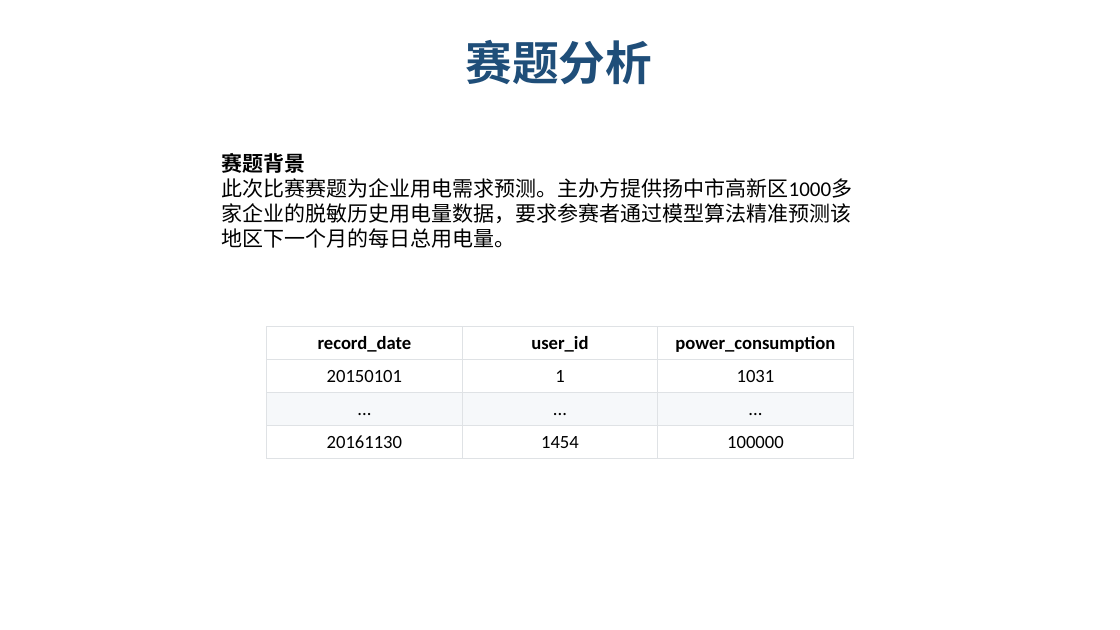
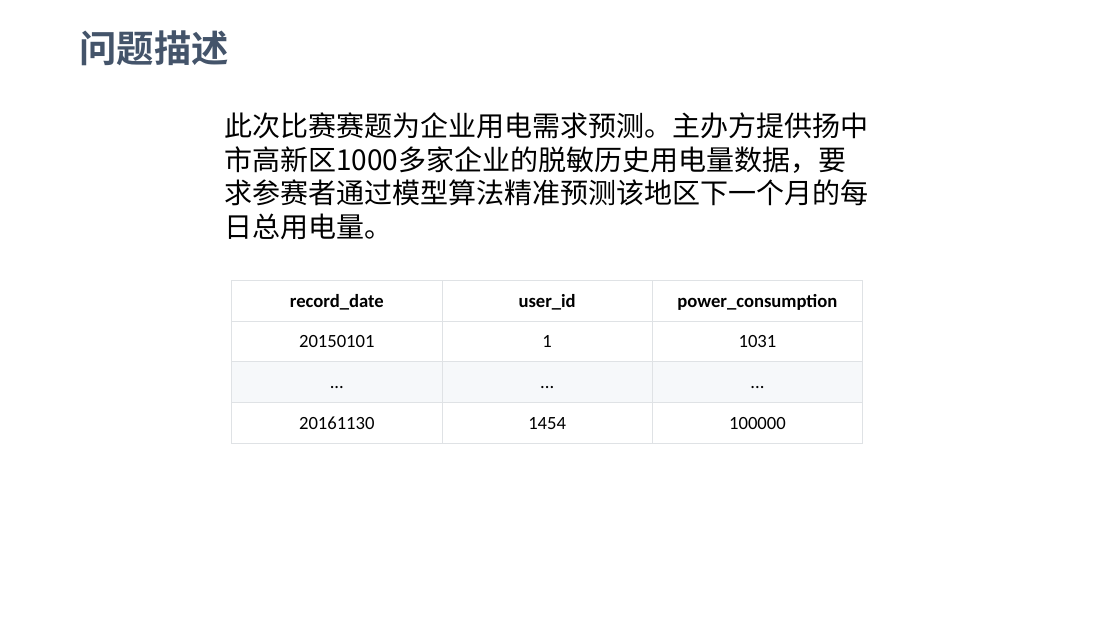
Before and after one commit to lvniqi/tianchi_power, a slide deck: slide 3 of presentation.pptx (slide 2 before the commit). Drawn at 1120x630 pixels with LibreOffice and Linux fonts; fonts in the diff are those of the drawing; background and template pictures are left out. Boxes give left, top, right and bottom in pixels: in the first picture for what was removed or moved away, otherwise in the second. Text is boxed around its words. In the diff, an @@ line names an element or a change of style, - is before the commit and + after.

```diff
--- a/presentation.pptx
+++ b/presentation.pptx
@@ text added at (79, 30, 228, 66), 32 pt, text #44546A, bold @@
+问题描述
@@ text removed at (466, 40, 653, 84) @@
-赛题分析
@@ text "此次比赛赛题为企业用电需求预测。主办方提供扬中市高新区1000多家企业的脱敏历史用电量数据，要求参赛者通过模型算法精准预 ...": place and size @@
-text "此次比赛赛题为企业用电需求预测。主办方提供扬中市高新区1000多家企业的脱敏历史用电量数据，要求参赛者通过模型算法精准预 ..." at (222, 150, 853, 248)
+text "此次比赛赛题为企业用电需求预测。主办方提供扬中市高新区1000多家企业的脱敏历史用电量数据，要求参赛者通过模型算法精准预 ..." at (224, 112, 868, 239)
@@ text "此次比赛赛题为企业用电需求预测。主办方提供扬中市高新区1000多家企业的脱敏历史用电量数据，要求参赛者通过模型算法精准预 ..." at (224, 112, 868, 239): size 18 to 24 pt, font Calibri to Noto Sans CJK SC @@
@@ text at (222, 150, 306, 176): paragraph removed @@
-赛题背景
@@ table: place and size @@
-table at (266, 327, 854, 459)
+table at (232, 281, 862, 444)
```
Also in this commit, not shown: 21 other slides changed, 5 slides added.
